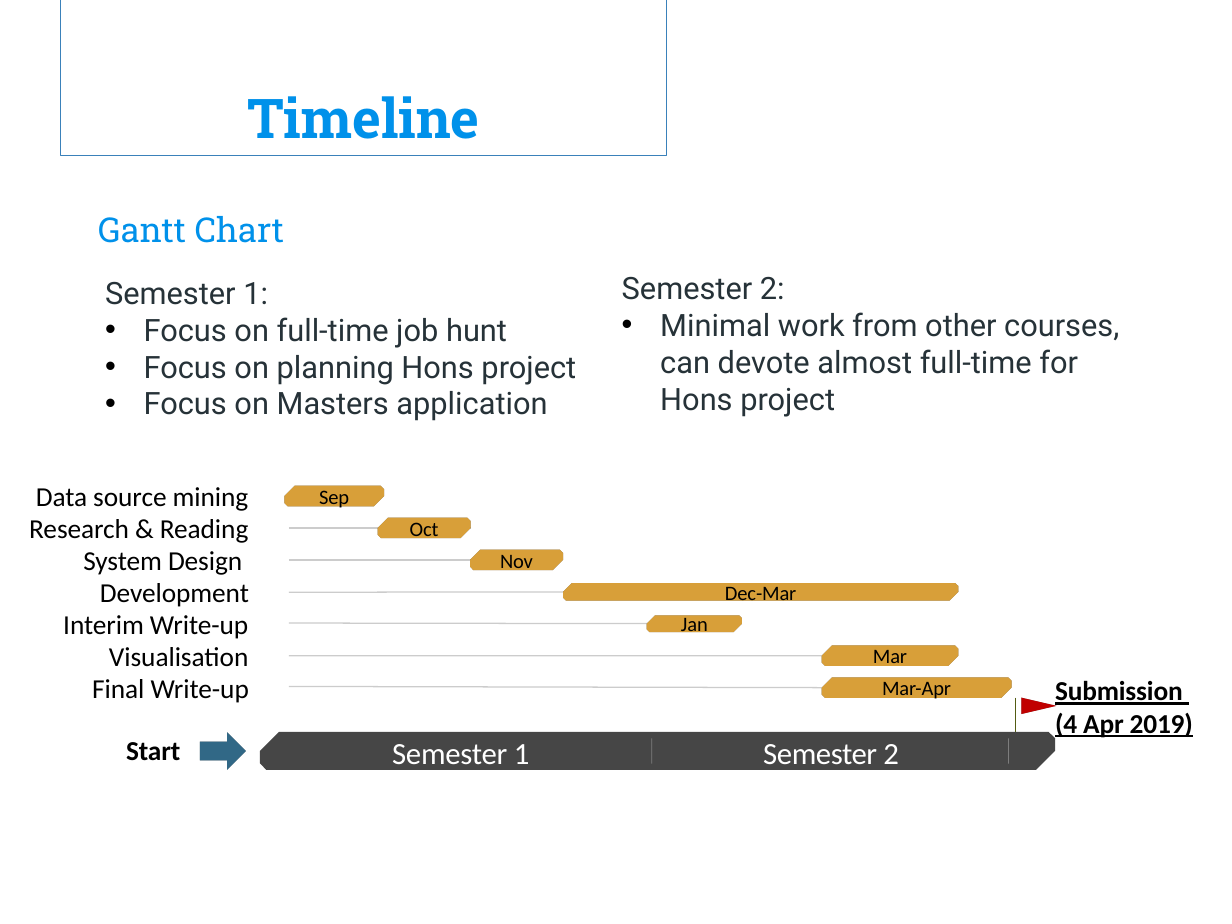
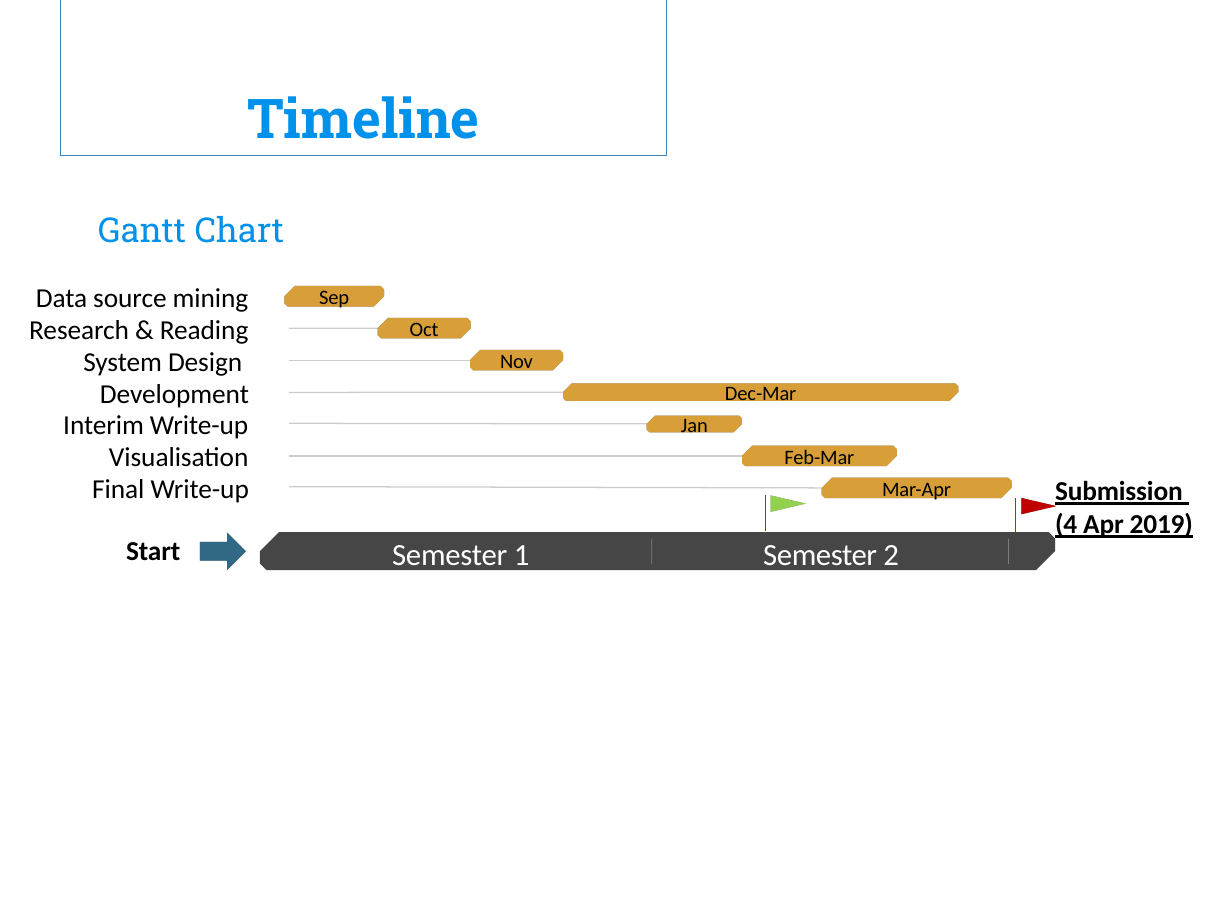
Before and after one commit to FinnZC/Stock-AI, a slide deck: slide 14 of Other/Hons Meeting 3 Presentation.pptx (slide 10 before the commit). Drawn at 1232x924 pixels with LibreOffice and Linux fonts; fonts in the diff are those of the drawing; background and template pictures are left out. Boxes give left, top, right and bottom in pixels: in the first picture for what was removed or moved away, otherwise in the second. Text is boxed around its words. In the diff, an @@ line names an element or a change of style, - is before the commit and + after.

```diff
--- a/Other/Hons Meeting 3 Presentation.pptx
+++ b/Other/Hons Meeting 3 Presentation.pptx
@@ text removed at [105, 282, 576, 421] @@
-Semester 1:
-• Focus on full-time job hunt
-• Focus on planning Hons project
-• Focus on Masters application
@@ text removed at [622, 277, 1119, 417] @@
-Semester 2:
-• Minimal work from other courses, can devote almost full-time for Hons project
@@ 11 texts, 8 lines, 7 snip diag rects, 1 up arrow, 1 flow chart merge: place and size @@
-11 texts, 8 lines, 7 snip diag rects, 1 up arrow, 1 flow chart merge at [29, 485, 1193, 773]
+11 texts, 8 lines, 7 snip diag rects, 1 up arrow, 1 flow chart merge at [29, 286, 1193, 573]
@@ snip diag rect "Feb-Mar": place and size @@
-snip diag rect "Feb-Mar" at [822, 646, 958, 667]
+snip diag rect "Feb-Mar" at [742, 446, 897, 467]
@@ text in snip diag rect at [784, 449, 854, 470]: text changed @@
-Mar
+Feb-Mar
@@ line moved from (288, 655) - (822, 655) to (288, 456) - (742, 456) @@
@@ line added from (765, 495) to (765, 531), #535C13 0.75 pt @@
@@ flow chart merge added at [770, 496, 806, 513], fill #92D050 @@
```
Also in this commit, not shown: 2 other slides changed, 5 slides added, 1 slide removed, 4 other files.
